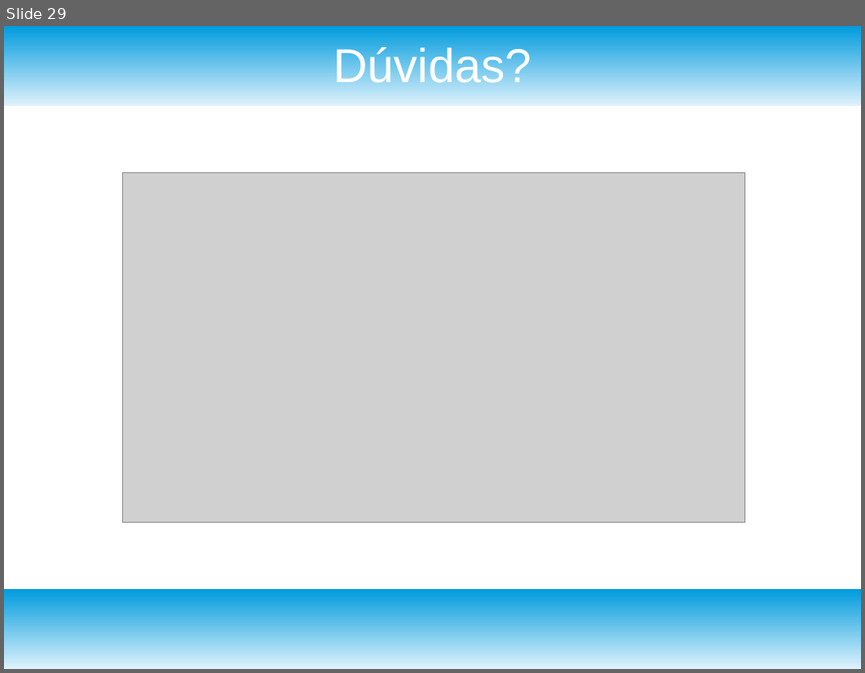
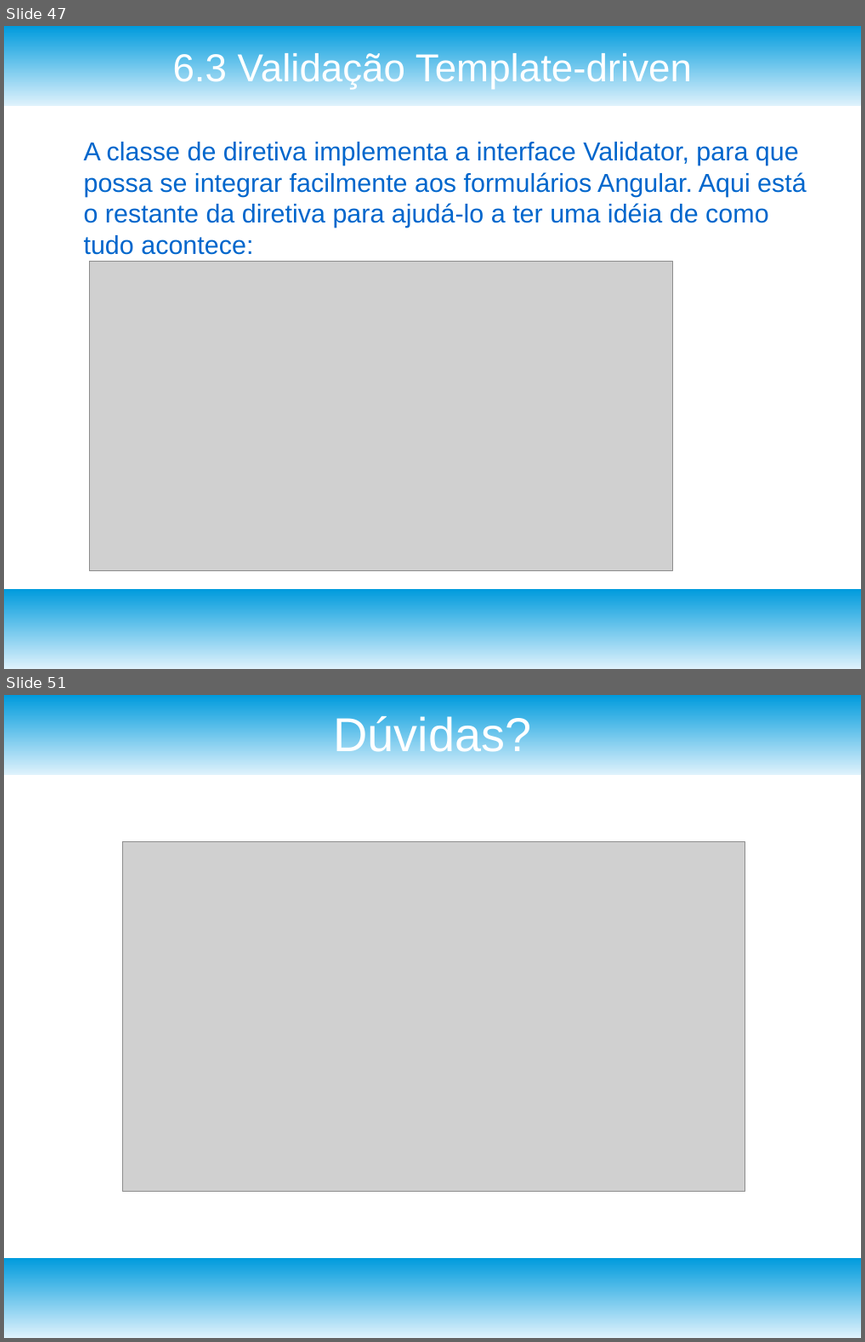
Before and after one commit to josivanribeiro/treinamentoangular, a slide deck: TreinamentoAngular_Aula_3.odp. Shown one above the other, each under a label of ours: slide 29 before the commit, slides 47 and 51 after it; the slides between them are not shown. The pictures are 865x673 and 865x1342 pixels, drawn with LibreOffice and Linux fonts; fonts in the diff are those of the drawing; grey boxes stand for pictures. Boxes give left, top, right and bottom in pixels: in the first picture for what was removed or moved away, otherwise in the second. Text is boxed around its words. In the diff, an @@ line names an element or a change of style, - is before the commit and + after.

```diff
--- a/TreinamentoAngular_Aula_3.odp
+++ b/TreinamentoAngular_Aula_3.odp
@@ slide 47 added at <box>4,26,861,669</box>, background #FFFFFF; not listed: 2 template elements that a slide beside it also shows @@
@@ title added at <box>173,52,692,90</box>, 36 pt, text #FFFFFF @@
+6.3 Validação Template-driven
@@ text added at <box>84,142,806,255</box>, 24 pt, text #0066CC @@
+A classe de diretiva implementa a interface Validator, para que possa se integrar facilmente aos formulários Angular. Aqui está o restante da diretiva para ajudá-lo a ter uma idéia de como tudo acontece:
@@ picture added at <box>90,261,673,570</box> @@
@@ what was slide 29 is now slide 51 @@
```
Also in this commit, not shown: 5 slides changed, 21 other slides added, 14 other files.
